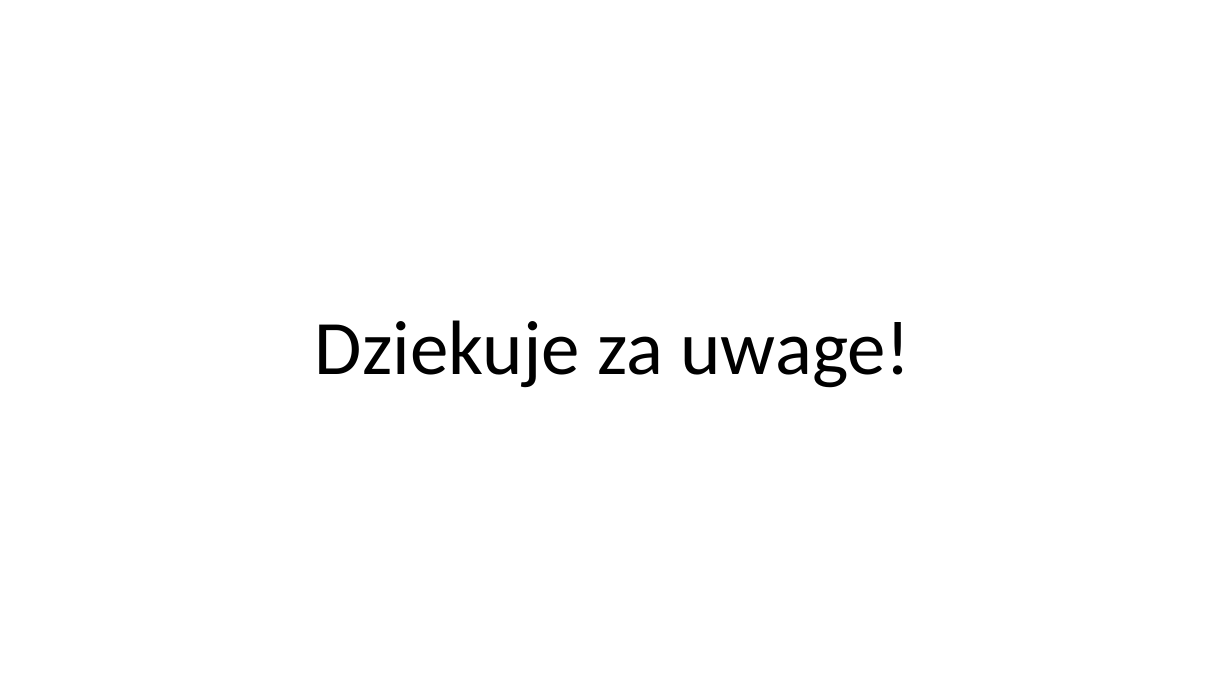
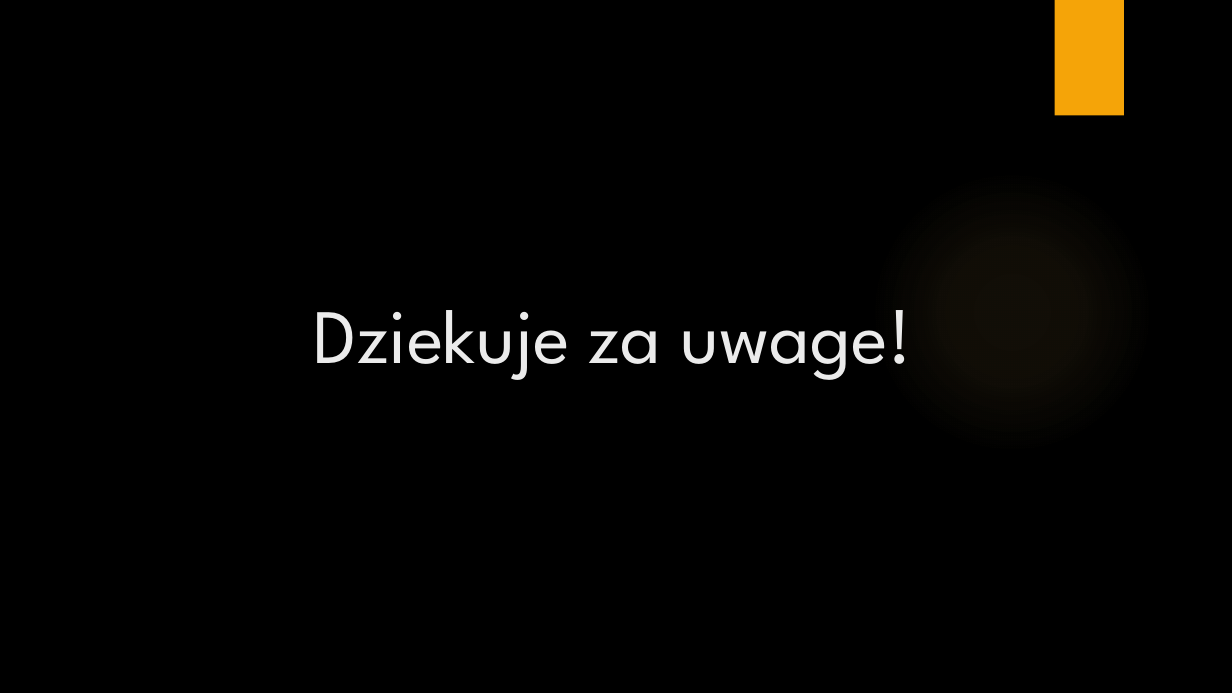
Before and after one commit to DarthSiwy/projekt-w-jezyku-skryptowym-, a slide deck: slide 6 of Projekt w jezyku skryptowym/Monopoly Final.pptx. Drawn at 1232x693 pixels with LibreOffice and Linux fonts; fonts in the diff are those of the drawing; background and template pictures are left out. Boxes give left, top, right and bottom in pixels: in the first picture for what was removed or moved away, otherwise in the second. Text is boxed around its words. In the diff, an @@ line names an element or a change of style, - is before the commit and + after.

```diff
--- a/Projekt w jezyku skryptowym/Monopoly Final.pptx
+++ b/Projekt w jezyku skryptowym/Monopoly Final.pptx
@@ background #FFFFFF to picture (left out) @@
@@ rectangle added at <box>1055,0,1124,116</box>, fill #F5A408 @@
@@ ellipse added at <box>870,169,1154,454</box>, fill gradient #FAC96A @@
@@ title "Dziekuje za uwage!" at <box>314,310,912,380</box>: font Calibri to League Spartan, text colour #000000 to #EBEBEB; line spacing 0.9 to 1; vertical alignment middle to top @@
```
Also in this commit, not shown: 5 other slides changed.
